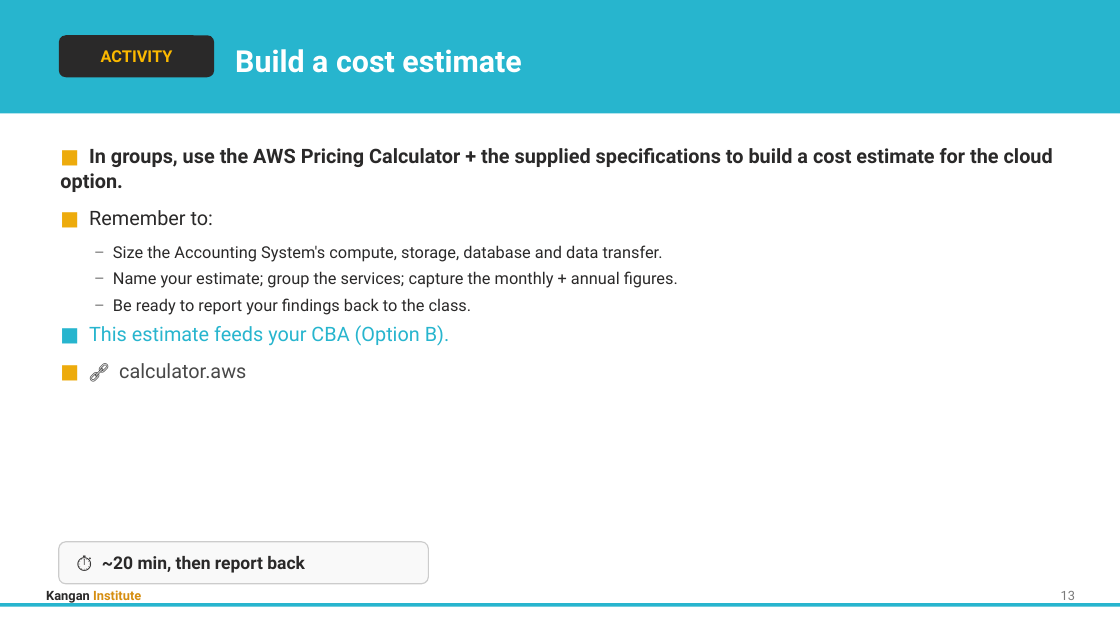
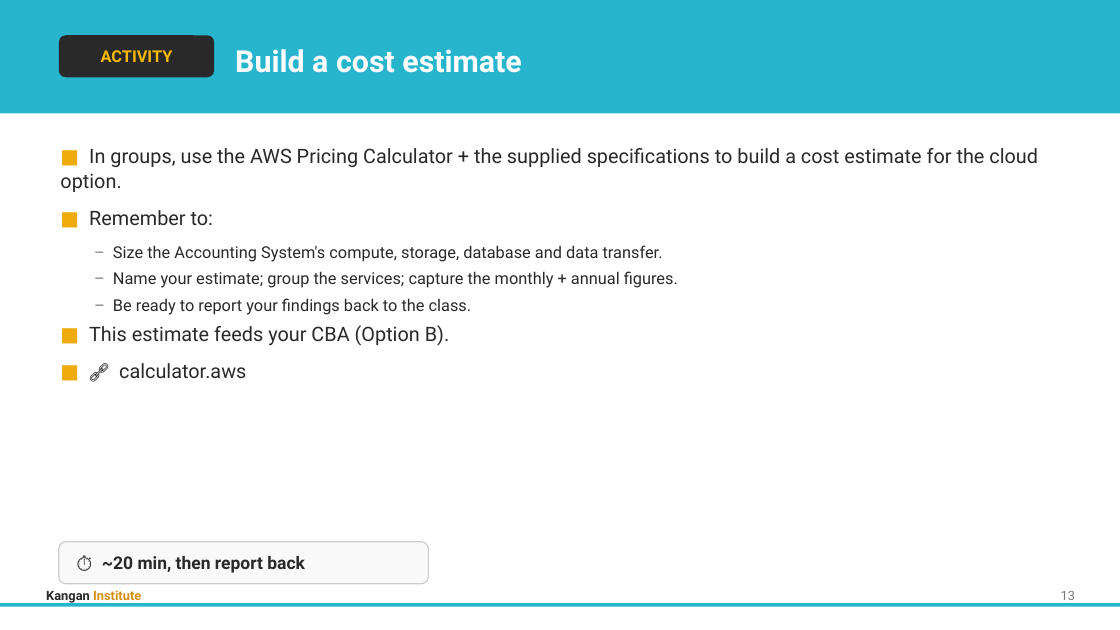
Before and after one commit to Digital-Initiatives-Kangan-Institute/diploma-cloud-cyber-content-s1, a slide deck: slide 16 of S1-CL1-Cloud-Design-Build/delivery/topic_03/Topic_03_Slides.pptx. Drawn at 1120x630 pixels with LibreOffice and Linux fonts; fonts in the diff are those of the drawing. Boxes give left, top, right and bottom in pixels: in the first picture for what was removed or moved away, otherwise in the second. Text is boxed around its words. In the diff, an @@ line names an element or a change of style, - is before the commit and + after.

```diff
--- a/S1-CL1-Cloud-Design-Build/delivery/topic_03/Topic_03_Slides.pptx
+++ b/S1-CL1-Cloud-Design-Build/delivery/topic_03/Topic_03_Slides.pptx
@@ text at <box>60,148,1038,378</box>: bold off in "In groups, use the AWS Pricing Calculator ..."; text colour #27B5CE to #EDAB0C in "■"; text colour #27B5CE to #2A2929 in "This estimate feeds your CBA (Option B)."; text colour #484848 to #2A2929 in "🔗 calculator.aws" @@
```
Also in this commit, not shown: 15 other slides changed, 59 other files.
